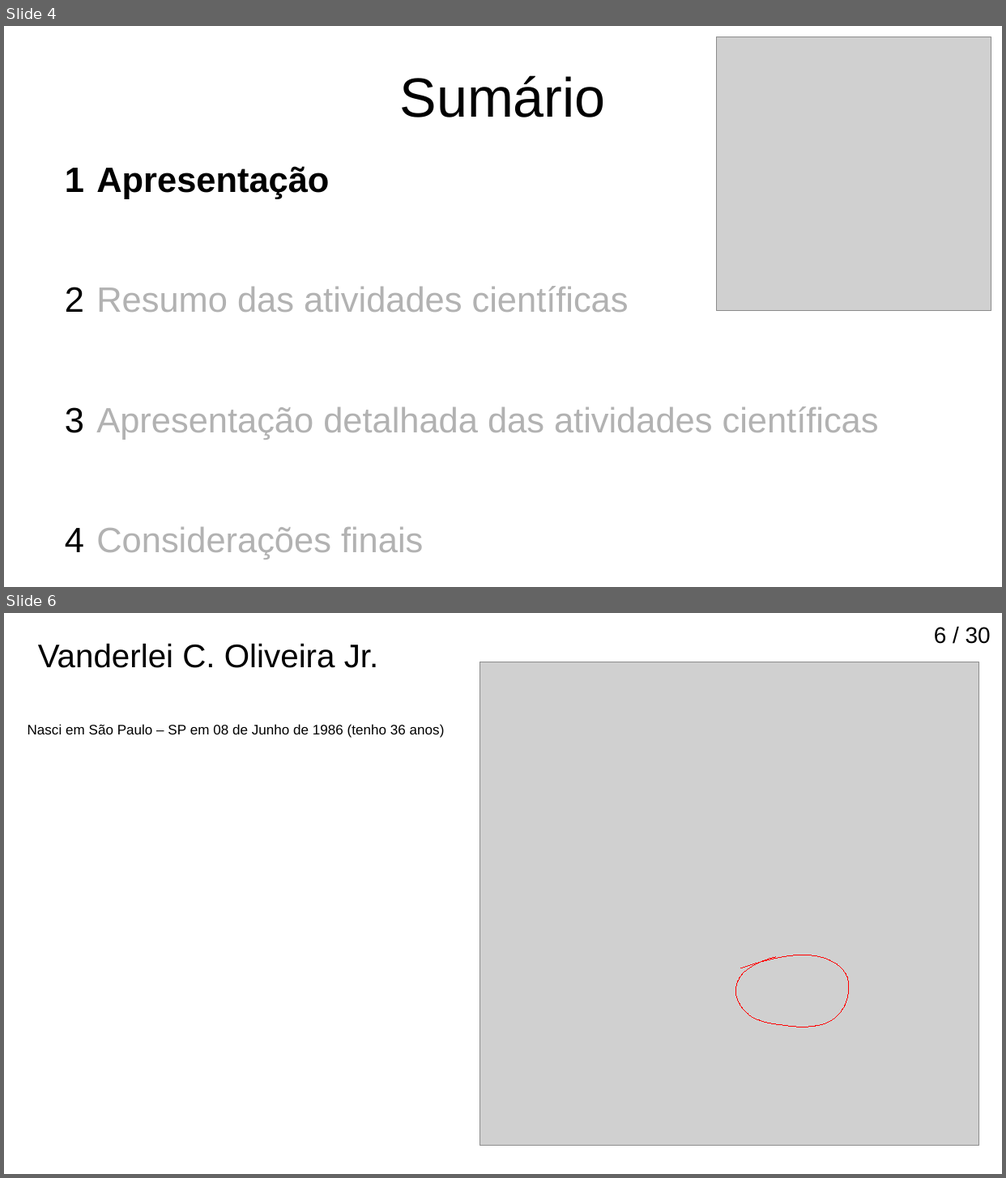
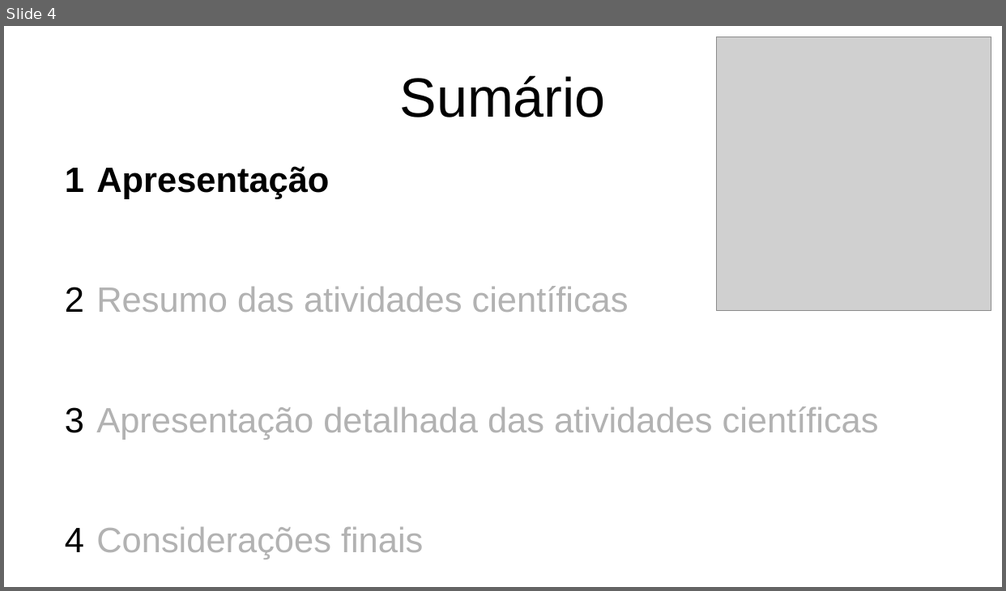
Before and after one commit to birocoles/memos, a slide deck: Titular_III/slides/apresentacao_titular3.odp. Shown one above the other, each under a label of ours: slides 4 and 6 before the commit, slide 4 after it; the slides between them are not shown. The pictures are 1006x1178 and 1006x591 pixels, drawn with LibreOffice and Linux fonts; fonts in the diff are those of the drawing; grey boxes stand for pictures. Boxes give left, top, right and bottom in pixels: in the first picture for what was removed or moved away, otherwise in the second. Text is boxed around its words. In the diff, an @@ line names an element or a change of style, - is before the commit and + after.

```diff
--- a/Titular_III/slides/apresentacao_titular3.odp
+++ b/Titular_III/slides/apresentacao_titular3.odp
@@ slide 6 removed at [4,613,1002,1174], background #FFFFFF @@
@@ page number removed at [934,627,991,644] @@
-6 / 30
@@ text removed at [38,643,379,668] @@
-Vanderlei C. Oliveira Jr.
@@ picture removed at [480,662,979,1145] @@
@@ text removed at [27,724,445,738] @@
-Nasci em São Paulo – SP em 08 de Junho de 1986 (tenho 36 anos)
@@ freeform shape removed at [735,956,849,1027] @@
```
Also in this commit, not shown: 21 slides changed, 2 other slides removed, 2 other files.
